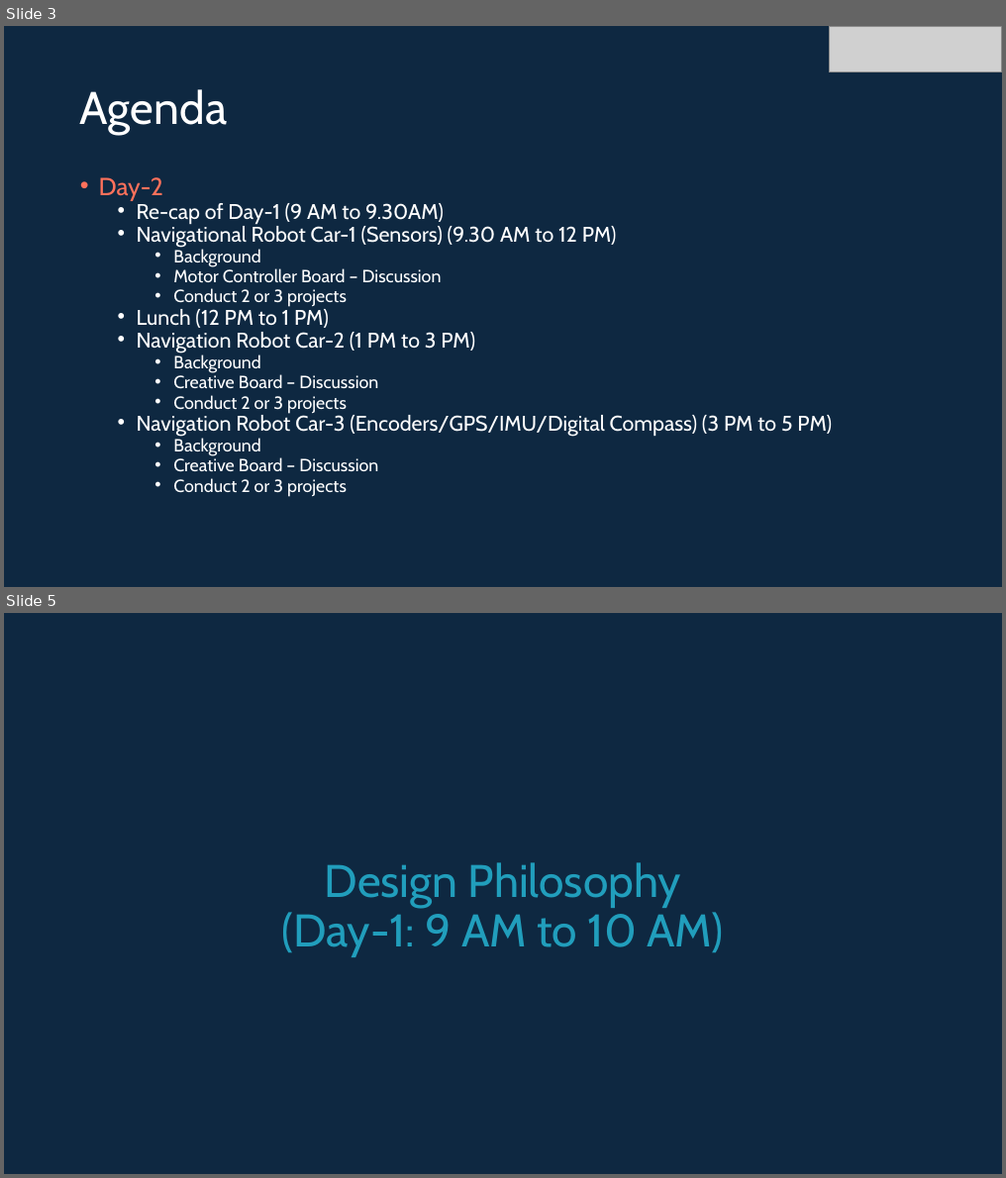
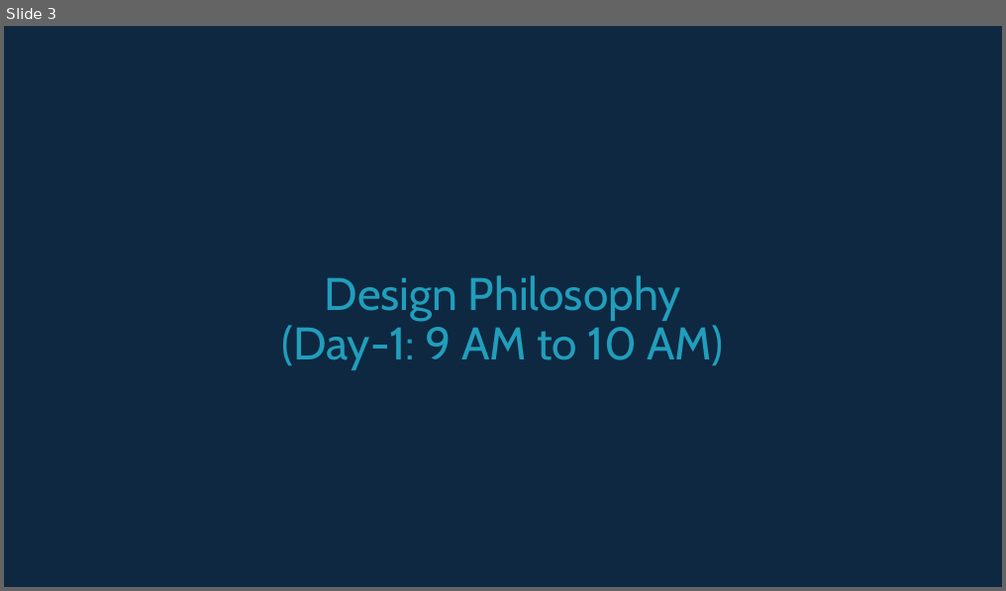
Before and after one commit to info-zas/Training, a slide deck: GPREC/GPRC_TrainingSchedule_V2.pptx. Shown one above the other, each under a label of ours: slides 3 and 5 before the commit, slide 3 after it; the slides between them are not shown. The pictures are 1006x1178 and 1006x591 pixels, drawn with LibreOffice and Linux fonts; fonts in the diff are those of the drawing; grey boxes stand for pictures. Boxes give left, top, right and bottom in pixels: in the first picture for what was removed or moved away, otherwise in the second. Text is boxed around its words. In the diff, an @@ line names an element or a change of style, - is before the commit and + after.

```diff
--- a/GPREC/GPRC_TrainingSchedule_V2.pptx
+++ b/GPREC/GPRC_TrainingSchedule_V2.pptx
@@ slide 3 removed at (x1=4, y1=26, x2=1002, y2=587), background #0E2841 @@
@@ picture removed at (x1=829, y1=26, x2=1001, y2=73) @@
@@ title removed at (x1=80, y1=89, x2=227, y2=135) @@
-Agenda
@@ text removed at (x1=99, y1=177, x2=832, y2=497) @@
-• Day-2
-  • Re-cap of Day-1 (9 AM to 9.30AM)
-  • Navigational Robot Car-1 (Sensors) (9.30 AM to 12 PM)
-    • Background
-    • Motor Controller Board – Discussion
-    • Conduct 2 or 3 projects
-  • Lunch (12 PM to 1 PM)
-  • Navigation Robot Car-2 (1 PM to 3 PM)
-    • Background
-    • Creative Board – Discussion
-    • Conduct 2 or 3 projects
-  • Navigation Robot Car-3 (Encoders/GPS/IMU/Digital Compass) (3 PM to 5 PM)
-    • Background
-    • Creative Board – Discussion
-    • Conduct 2 or 3 projects
@@ what was slide 5 is now slide 3 @@
```
Also in this commit, not shown: 3 slides changed, 5 slides added, 5 other slides removed, 1 other file.
